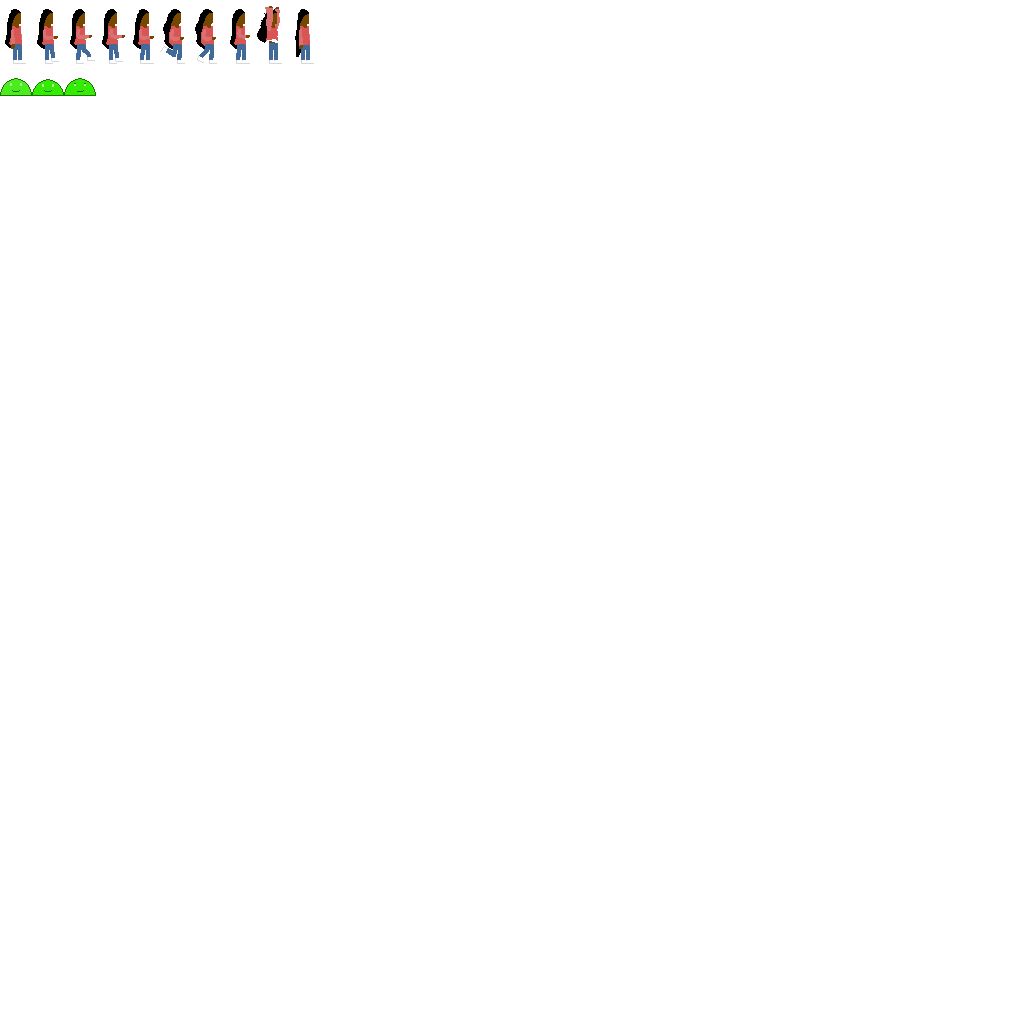
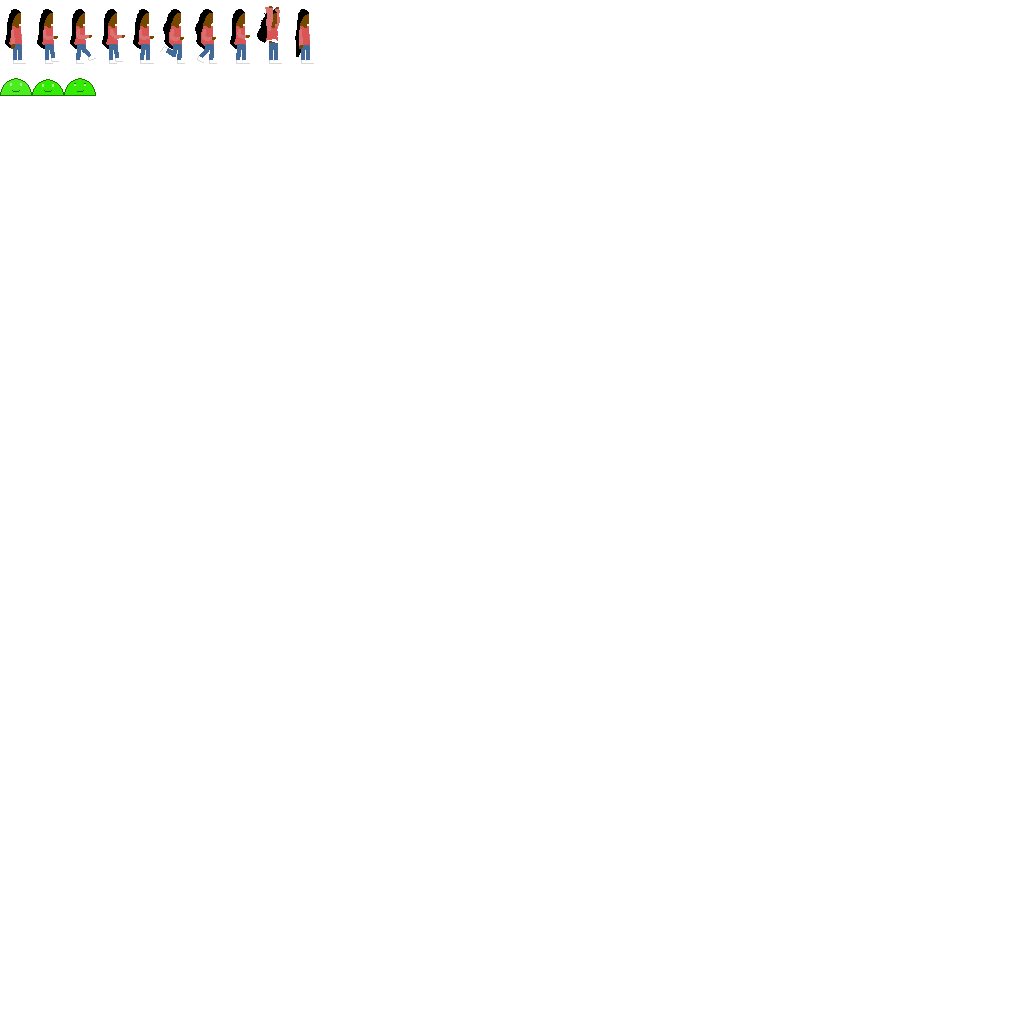
Layer changes from the first 1024x1024 image to the second:
painted on "FG" over [87, 31, 115, 61]
